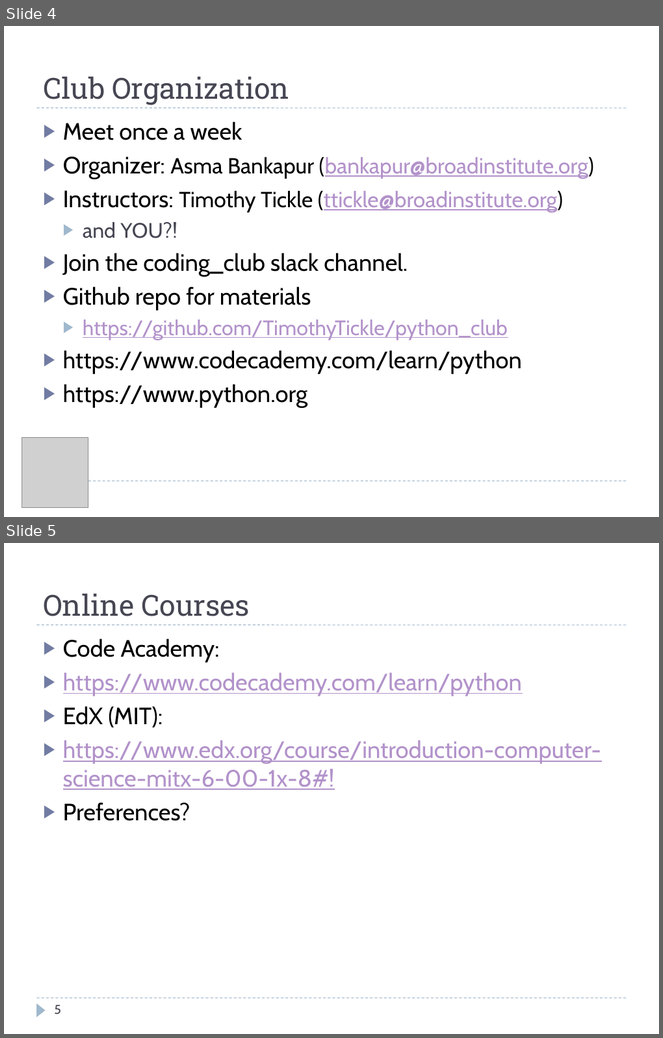
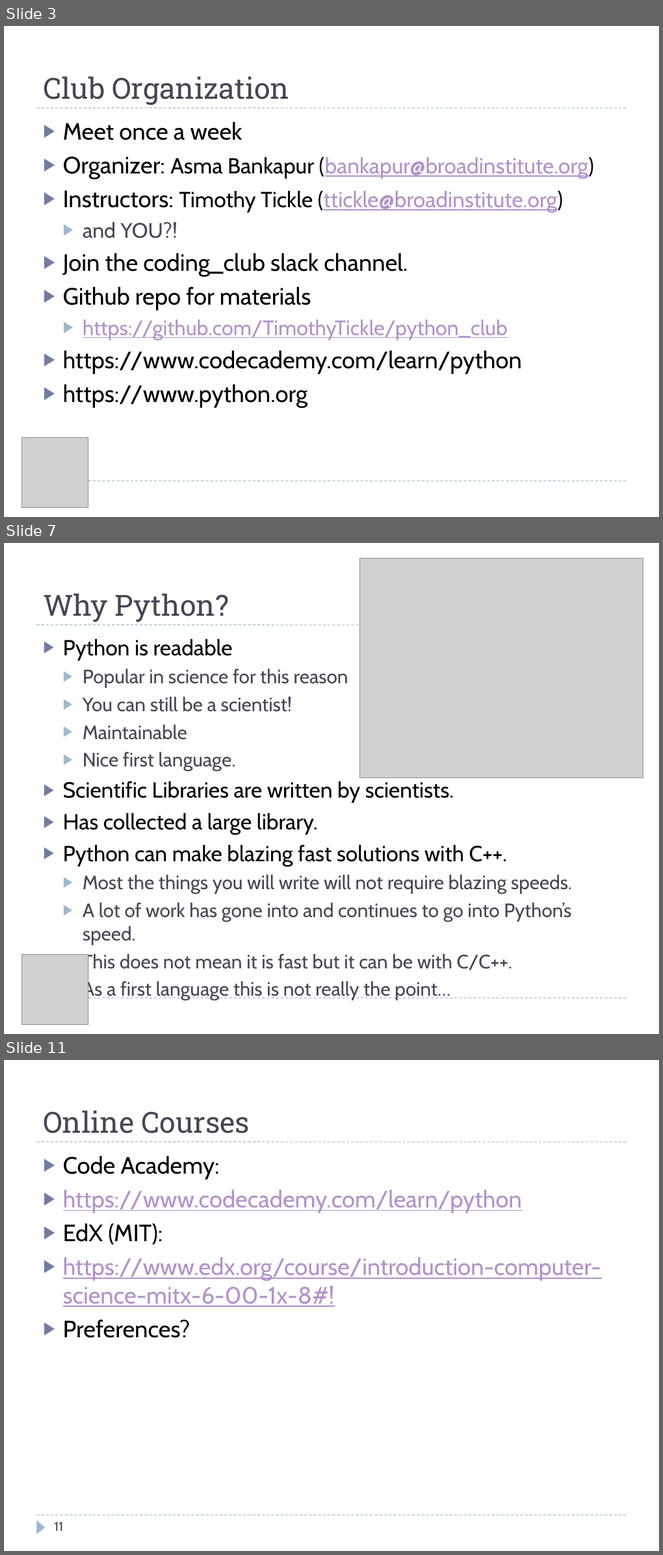
Before and after one commit to TimothyTickle/python_club, a slide deck: presentations/01_python_club_intro.pptx. Shown one above the other, each under a label of ours: slides 4 and 5 before the commit, slides 3, 7 and 11 after it; the slides between them are not shown. The pictures are 663x1038 and 663x1555 pixels, drawn with LibreOffice and Linux fonts; fonts in the diff are those of the drawing; grey boxes stand for pictures. Boxes give left, top, right and bottom in pixels: in the first picture for what was removed or moved away, otherwise in the second. Text is boxed around its words. In the diff, an @@ line names an element or a change of style, - is before the commit and + after.

```diff
--- a/presentations/01_python_club_intro.pptx
+++ b/presentations/01_python_club_intro.pptx
@@ slide 7 added at (4, 543, 659, 1034), background #FFFFFF; not listed: 2 template elements that a slide beside it also shows @@
@@ picture added at (360, 559, 644, 778) @@
@@ title added at (43, 594, 229, 622), 32 pt, text #464653 @@
+Why Python?
@@ text added at (63, 639, 572, 1001), 21.3 pt, text #464653 @@
+▶ Python is readable
+  ▶ Popular in science for this reason
+  ▶ You can still be a scientist!
+  ▶ Maintainable
+  ▶ Nice first language.
+▶ Scientific Libraries are written by scientists.
+▶ Has collected a large library.
+▶ Python can make blazing fast solutions with C++.
+  ▶ Most the things you will write will not require blazing speeds.
+  ▶ A lot of work has gone into and continues to go into Python’s speed.
+  ▶ This does not mean it is fast but it can be with C/C++.
+  ▶ As a first language this is not really the point…
@@ picture added at (22, 955, 88, 1025) @@
@@ what was slide 4 is now slide 3 @@
@@ what was slide 5 is now slide 11 @@
@@ page number at (54, 1522, 63, 1531): text changed @@
-5
+11
```
Also in this commit, not shown: 4 slides changed, 3 other slides added, 3 slides removed.
